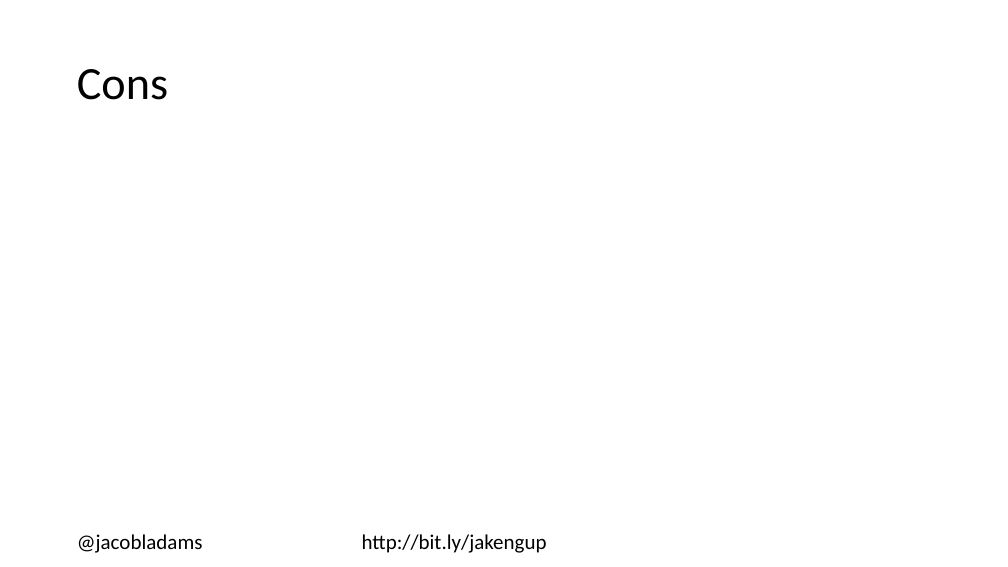
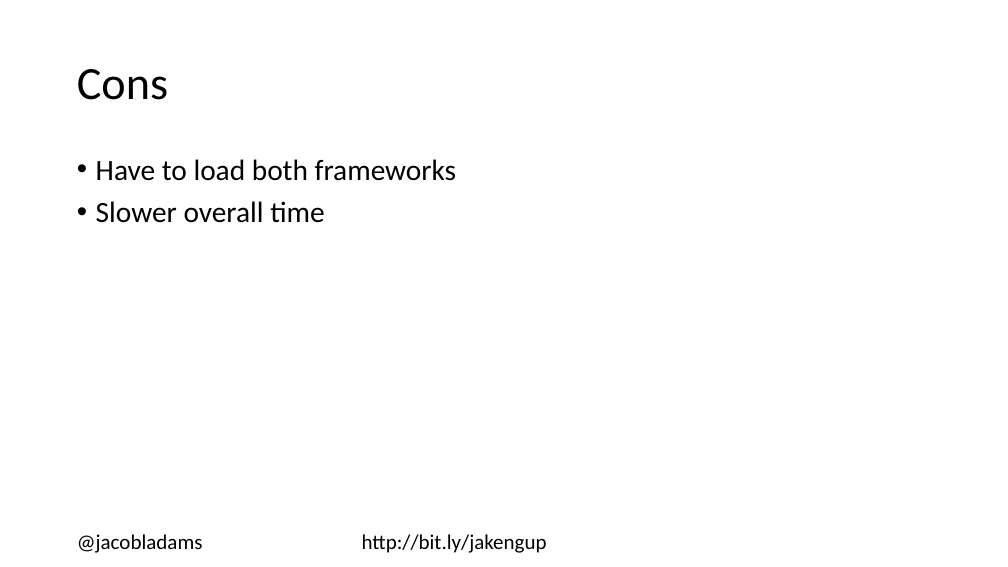
Before and after one commit to jacobladams/upgrading-from-angularjs-1-to-angular-2-plus-presentation, a slide deck: slide 17 of Upgrading from AngularJS 1 to Angular 2+.pptx (slide 10 before the commit). Drawn at 1008x567 pixels with LibreOffice and Linux fonts; fonts in the diff are those of the drawing. Boxes give left, top, right and bottom in pixels: in the first picture for what was removed or moved away, otherwise in the second. Text is boxed around its words. In the diff, an @@ line names an element or a change of style, - is before the commit and + after.

```diff
--- a/Upgrading from AngularJS 1 to Angular 2+.pptx
+++ b/Upgrading from AngularJS 1 to Angular 2+.pptx
@@ text added at (x1=96, y1=159, x2=457, y2=223), 28 pt, text #000000 @@
+• Have to load both frameworks
+• Slower overall time
```
Also in this commit, not shown: 14 other slides changed, 2 slides added.
